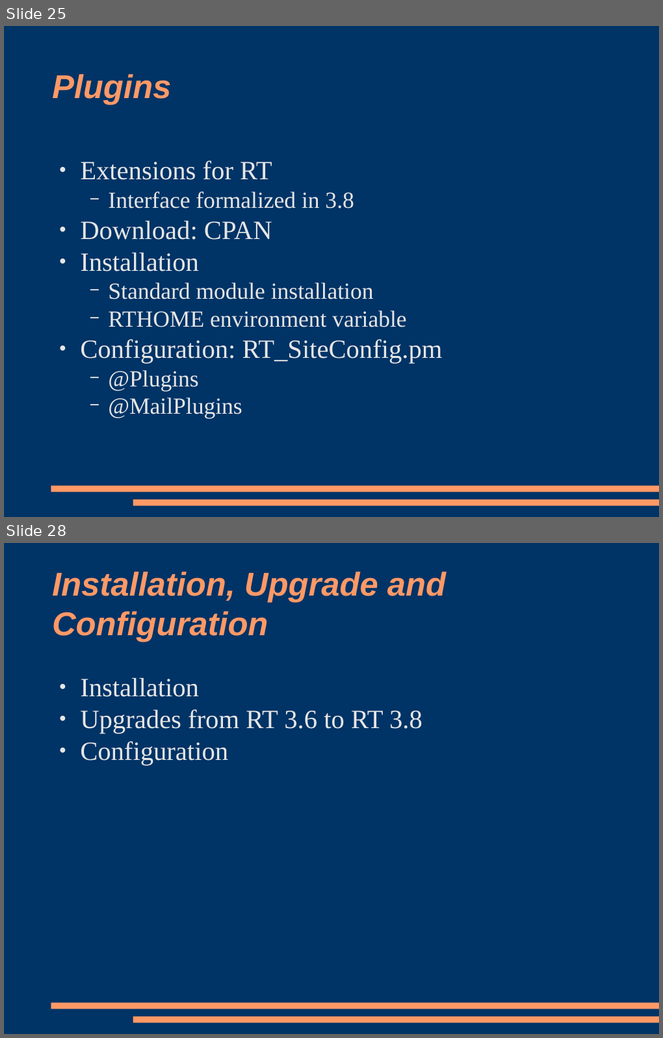
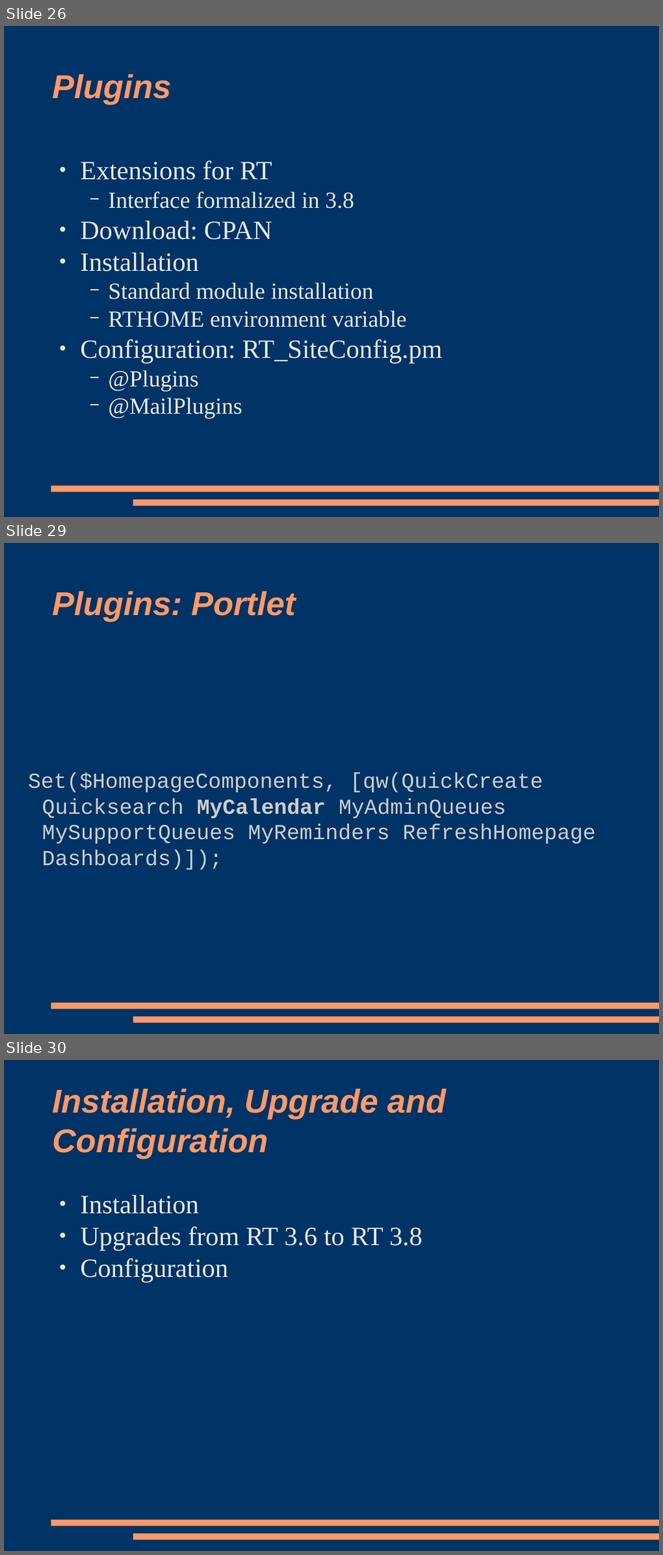
Before and after one commit to racke/Presentations, a slide deck: npw2009/rt38.odp. Shown one above the other, each under a label of ours: slides 25 and 28 before the commit, slides 26, 29 and 30 after it; the slides between them are not shown. The pictures are 663x1038 and 663x1555 pixels, drawn with LibreOffice and Linux fonts; fonts in the diff are those of the drawing. Boxes give left, top, right and bottom in pixels: in the first picture for what was removed or moved away, otherwise in the second. Text is boxed around its words. In the diff, an @@ line names an element or a change of style, - is before the commit and + after.

```diff
--- a/npw2009/rt38.odp
+++ b/npw2009/rt38.odp
@@ slide 29 added at (x1=4, y1=543, x2=659, y2=1034), background #003366; not listed: 2 template elements that a slide beside it also shows @@
@@ title added at (x1=52, y1=591, x2=296, y2=622), 40 pt, text #FF9966, bold, italic @@
+Plugins: Portlet
@@ subtitle added at (x1=28, y1=772, x2=596, y2=870), 26 pt, text #CCCCCC @@
+Set($HomepageComponents, [qw(QuickCreate Quicksearch MyCalendar MyAdminQueues MySupportQueues MyReminders RefreshHomepage Dashboards)]);
@@ what was slide 25 is now slide 26 @@
@@ what was slide 28 is now slide 30 @@
```
Also in this commit, not shown: 4 slides changed, 3 other slides added, 1 slide removed, 1 other file.
